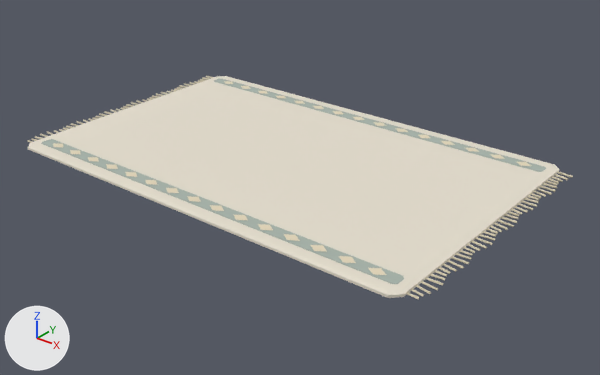
Renders of the glTF model 网页内容/源码/src/assets/island-craft/selvedge-rug.glb from each side of a commit.
The view is the same before and after, from a camera (50 mm lens) standing at (2.15, -2.58, 1.48) and looking at (0.09, -0.01, -0.11). The lights are fixed; the arrows at lower left show +X, +Y and +Z. The older version comes first. Vertices at exactly the same position are counted once.

In view in the first picture: 'selvedge-rug'.
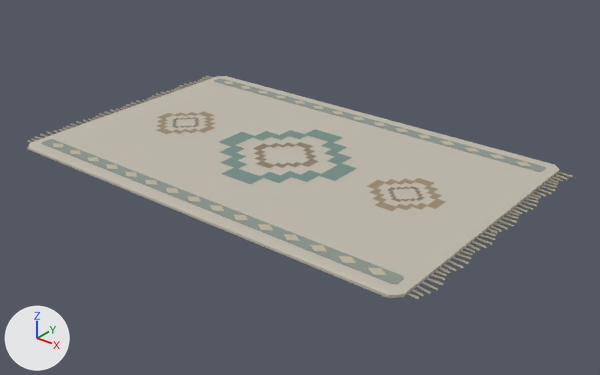
Boxes (x1, y1, x2, y2) around the edits, measured in the pictures (600 x 375 px):
part 1 of me_selvedge_rug, added
    after: (219, 129, 357, 184)
part 2 of me_selvedge_rug, added (brown)
    after: (253, 142, 319, 168)
part 3 of me_selvedge_rug, added (brown)
    after: (156, 112, 215, 134)
part 4 of me_selvedge_rug, added
    after: (172, 117, 199, 128)
part 5 of me_selvedge_rug, added (brown)
    after: (367, 178, 446, 211)
part 6 of me_selvedge_rug, added
    after: (388, 186, 425, 202)
part 7 of me_selvedge_rug, recoloured
    both: (28, 76, 572, 299)
part 8 of me_selvedge_rug, recoloured
    both: (28, 76, 573, 300)

The edits, one by one:
Picture '6777f088cbeac8466455b4884616c09a.jpg' (img_6777f088cbeac8466455b4884616c09a_jpg) is new.
Picture '1cd353b10fe8ae9c65a24997b27b9471.jpg' (img_1cd353b10fe8ae9c65a24997b27b9471_jpg) is new.
Picture 'a36ea154fdd8fedf3f516d0a223a0c04.jpg' (img_a36ea154fdd8fedf3f516d0a223a0c04_jpg) is new.
Material 'Island linen' (mat_island_linen) is new.
Uses the picture img_1cd353b10fe8ae9c65a24997b27b9471_jpg.
Uses the picture img_6777f088cbeac8466455b4884616c09a_jpg.
Uses the picture img_a36ea154fdd8fedf3f516d0a223a0c04_jpg.
me_selvedge_rug is used by ob_selvedge_rug; location (0.0, 0.0, 0.0).
me_selvedge_rug had 888 vertices, 1248 faces and spanned x -1.07..1.07, y -0.65..0.65, z 0.0..0.02.
me_selvedge_rug now has 1272 vertices, 1632 faces and spans x -1.07..1.07, y -0.65..0.65, z 0.0..0.02.
me_selvedge_rug part 1: a new loose piece of 64 vertices spanning x -0.33..0.33, y -0.32..0.32, z 0.02, in mat_island_linen.
me_selvedge_rug part 2: a new loose piece of 64 vertices spanning x -0.16..0.16, y -0.15..0.15, z 0.02, in mat_island_linen.
me_selvedge_rug part 3: a new loose piece of 64 vertices spanning x -0.78..-0.46, y -0.16..0.16, z 0.02, in mat_island_linen.
me_selvedge_rug part 4: a new loose piece of 64 vertices spanning x -0.7..-0.54, y -0.08..0.08, z 0.02, in mat_island_linen.
me_selvedge_rug part 5: a new loose piece of 64 vertices spanning x 0.46..0.78, y -0.16..0.16, z 0.02, in mat_island_linen.
me_selvedge_rug part 6: a new loose piece of 64 vertices spanning x 0.54..0.7, y -0.08..0.08, z 0.02, in mat_island_linen.
me_selvedge_rug part 7: 920 kept faces spanning x -1.07..1.07, y -0.61..0.61, z 0.0..0.02 get new vertex colours; the middle colour goes from beige #cec4aa to beige #bdb39b.
me_selvedge_rug part 8: 1248 faces spanning x -1.07..1.07, y -0.65..0.65, z 0.0..0.02 switch from mat_island_handcraft to mat_island_linen.
